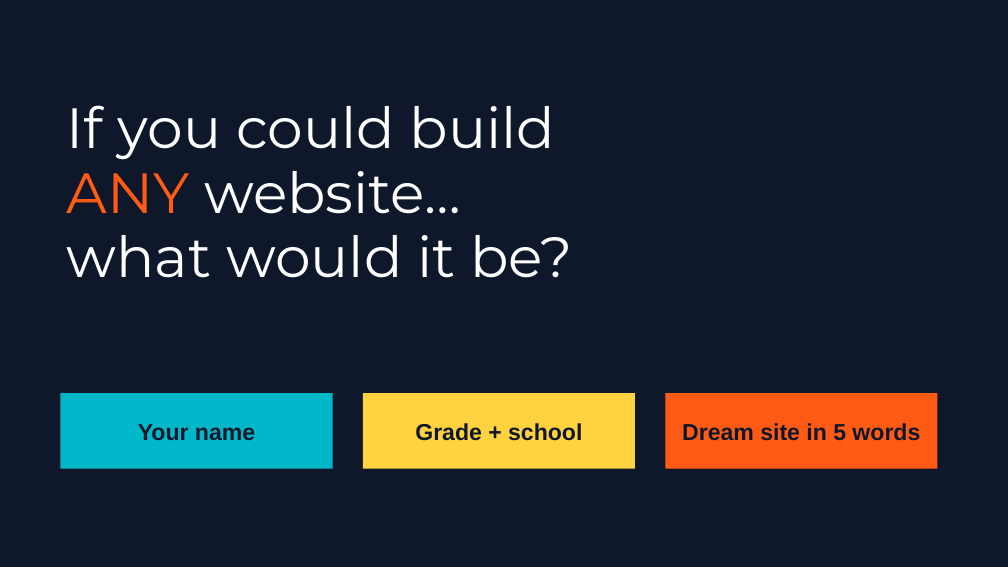
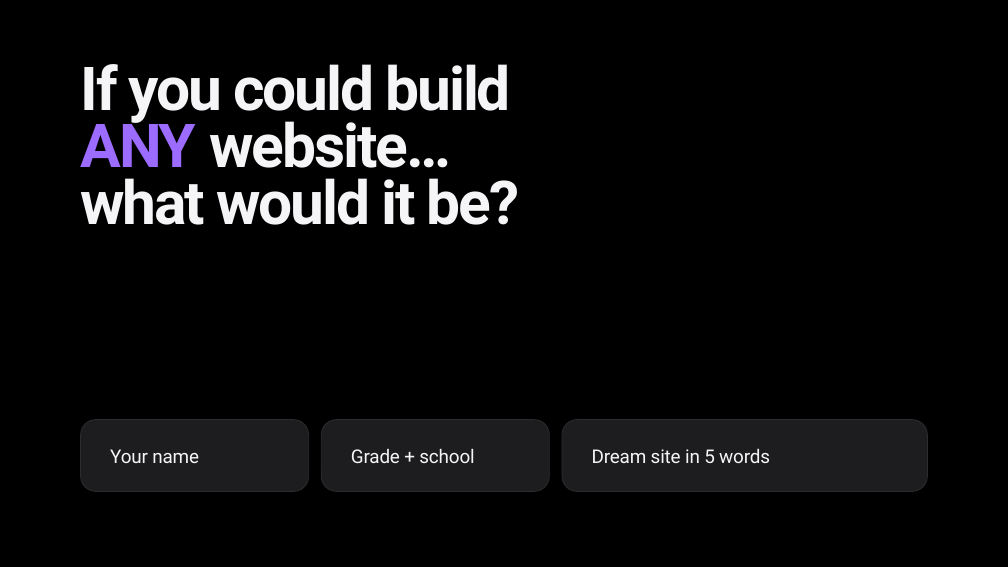
Before and after one commit to siddharthsivaramancode/ai-workshop, a slide deck: slide 3 of slideshows/session-01-kickoff.pptx. Drawn at 1008x567 pixels with LibreOffice and Linux fonts; fonts in the diff are those of the drawing. Boxes give left, top, right and bottom in pixels: in the first picture for what was removed or moved away, otherwise in the second. Text is boxed around its words. In the diff, an @@ line names an element or a change of style, - is before the commit and + after.

```diff
--- a/slideshows/session-01-kickoff.pptx
+++ b/slideshows/session-01-kickoff.pptx
@@ background #0F172A to #000000 @@
@@ text "If you could build": place and size @@
-text "If you could build" at (66,105,572,278)
+text "If you could build" at (81,64,519,225)
@@ text "If you could build" at (81,64,519,225): size 54 to 57.6 pt, font Montserrat to Roboto, text colour #FFFFFF to #F5F5F7, letter spacing 0 to -2 pt, bold on; text colour #FF5B14 to gradient #4FA3FF to #9C6BFF to #F06BAA in "ANY"; line spacing 0.95 to 0.78 @@
@@ rounded rectangle "Your name": place and size @@
-rounded rectangle "Your name" at (60,393,333,469)
+rounded rectangle "Your name" at (81,420,309,492)
@@ rounded rectangle "Your name" at (81,420,309,492): size 22 to 18 pt, font Arial to Roboto, text colour #0F172A to #F5F5F7, letter spacing 0 to -0.2 pt, bold off; alignment centre to left; line spacing 1 to 1.05; rectangle to rounded rectangle; fill #00B8C9 to #1D1D1F; outline none to #2C2C2E 0.75 pt @@
@@ rounded rectangle "Grade + school": place and size @@
-rounded rectangle "Grade + school" at (363,393,635,469)
+rounded rectangle "Grade + school" at (321,420,550,492)
@@ rounded rectangle "Grade + school" at (321,420,550,492): size 22 to 18 pt, font Arial to Roboto, text colour #0F172A to #F5F5F7, letter spacing 0 to -0.2 pt, bold off; alignment centre to left; line spacing 1 to 1.05; rectangle to rounded rectangle; fill #FFD23F to #1D1D1F; outline none to #2C2C2E 0.75 pt @@
@@ rounded rectangle "Dream site in 5 words": place and size @@
-rounded rectangle "Dream site in 5 words" at (665,393,938,469)
+rounded rectangle "Dream site in 5 words" at (562,420,927,492)
@@ rounded rectangle "Dream site in 5 words" at (562,420,927,492): size 22 to 18 pt, font Arial to Roboto, text colour #0F172A to #F5F5F7, letter spacing 0 to -0.2 pt, bold off; alignment centre to left; line spacing 1 to 1.05; rectangle to rounded rectangle; fill #FF5B14 to #1D1D1F; outline none to #2C2C2E 0.75 pt @@
```
Also in this commit, not shown: 21 other slides changed, 1 other file.
